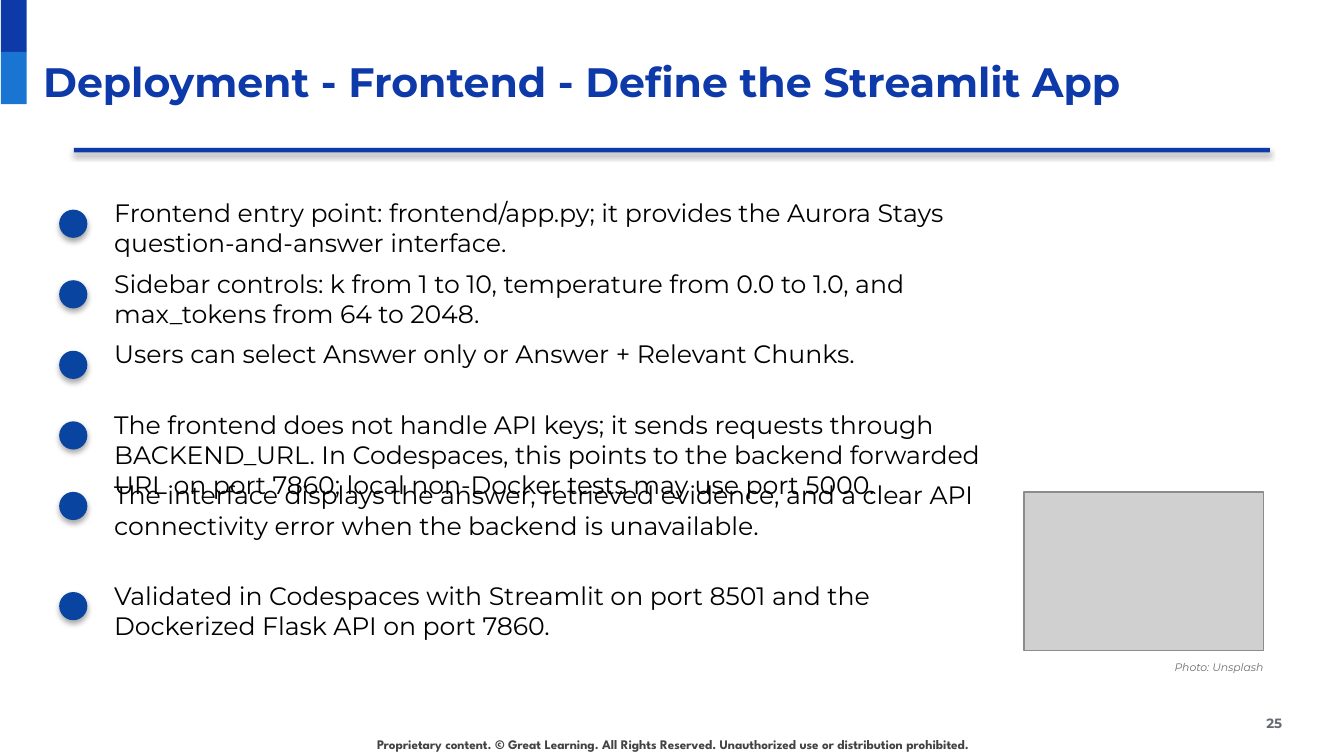
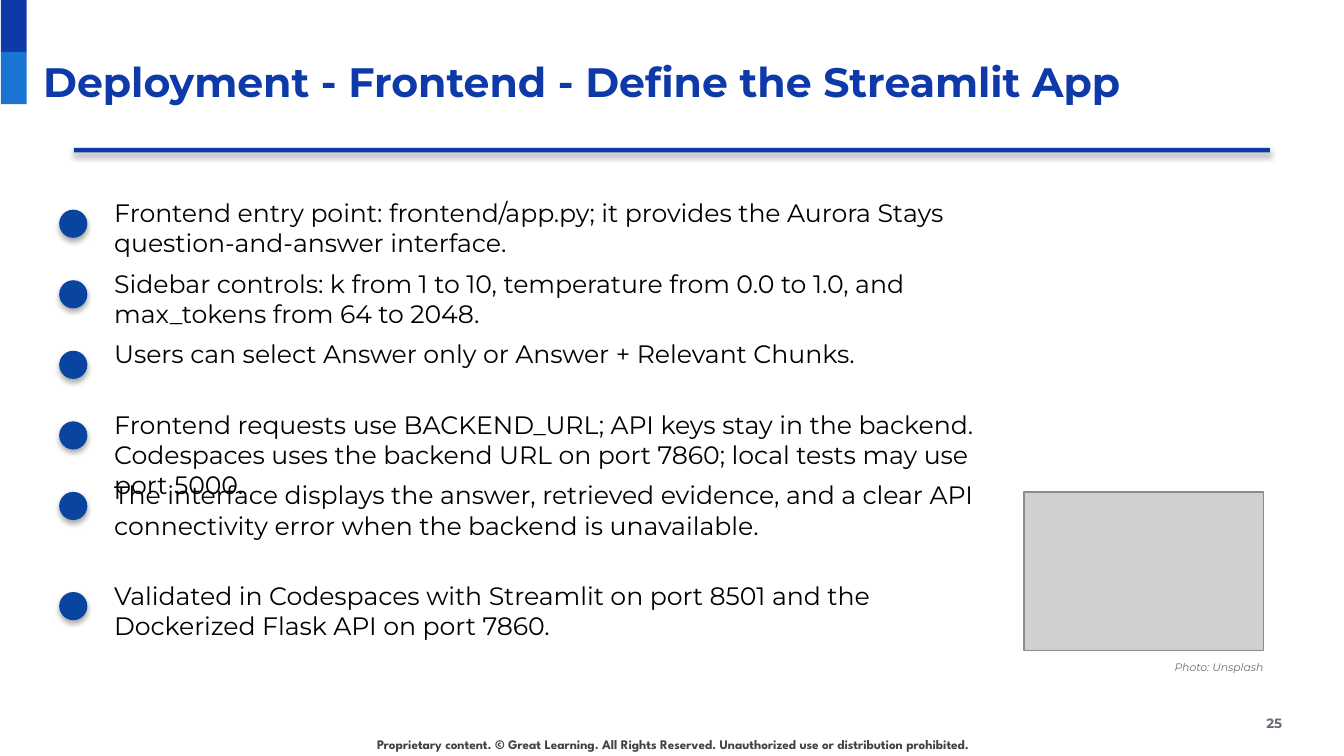
Before and after one commit to raovutukoor1/aurora-stay-qna-120-token-option, a slide deck: slide 25 of presentations/Aurora_Stays_RAG_120_Token_Option.pptx. Drawn at 1344x756 pixels with LibreOffice and Linux fonts; fonts in the diff are those of the drawing; grey boxes stand for pictures; background and template pictures are left out. Boxes give left, top, right and bottom in pixels: in the first picture for what was removed or moved away, otherwise in the second. Text is boxed around its words. In the diff, an @@ line names an element or a change of style, - is before the commit and + after.

Commit message:
Shorten slide 25 configuration text

```diff
--- a/presentations/Aurora_Stays_RAG_120_Token_Option.pptx
+++ b/presentations/Aurora_Stays_RAG_120_Token_Option.pptx
@@ text at <box>114,415,974,469</box>: text changed @@
-The frontend does not handle API keys; it sends requests through BACKEND_URL. In Codespaces, this points to the backend forwarded URL on port 7860; local non-Docker tests may use port 5000.
+Frontend requests use BACKEND_URL; API keys stay in the backend. Codespaces uses the backend URL on port 7860; local tests may use port 5000.
```
Also in this commit, not shown: 1 other file.
